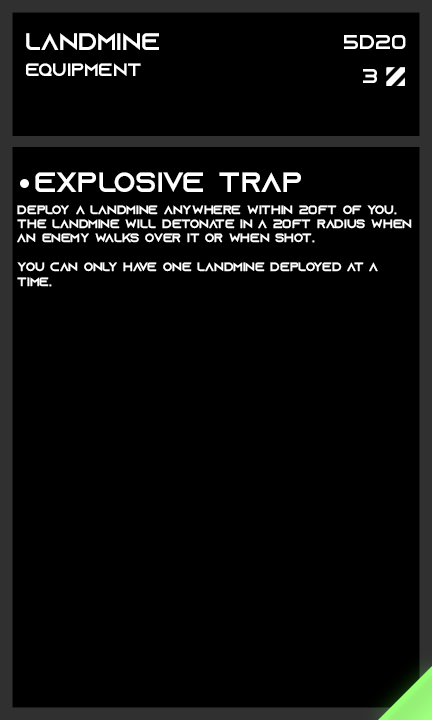
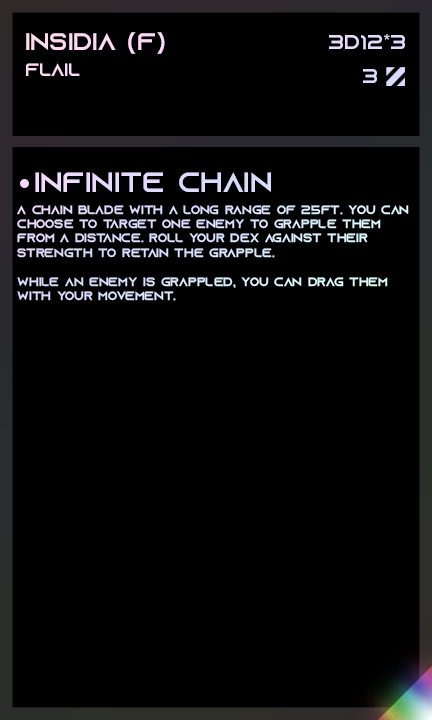
Before/after of a 432 × 720 layered artwork. What changed in the layer stack:
added group "Unique" (1st of 2, in "Rarity") with 2 layers in group "Rarity" over [0,0,432,720]
showed "Unique" (2nd of 2, in "Rarity" › "Unique"), moved it into group "Unique" over [349,637,432,720]
added layer "Layer 3" (1st of 2, in "Rarity" › "Unique") (multiply, 50%) in group "Unique" over [0,0,432,720]
hid "Common" over [378,666,432,720]
renamed "5d20" to "3d12*3", painted on it over [329,34,406,50]
renamed "equipment" to "flail", painted on it over [26,63,141,76]
renamed "landmine" to "insidia (f)", painted on it over [26,32,165,54]
renamed "deploy a landmine anywhere within 20ft of you. the landmine wil" to "a chain blade with a long range of 25ft. you can choose to targ", painted on it over [17,205,412,301]
renamed "explosive trap" to "infinite chain", painted on it over [35,172,301,192]
